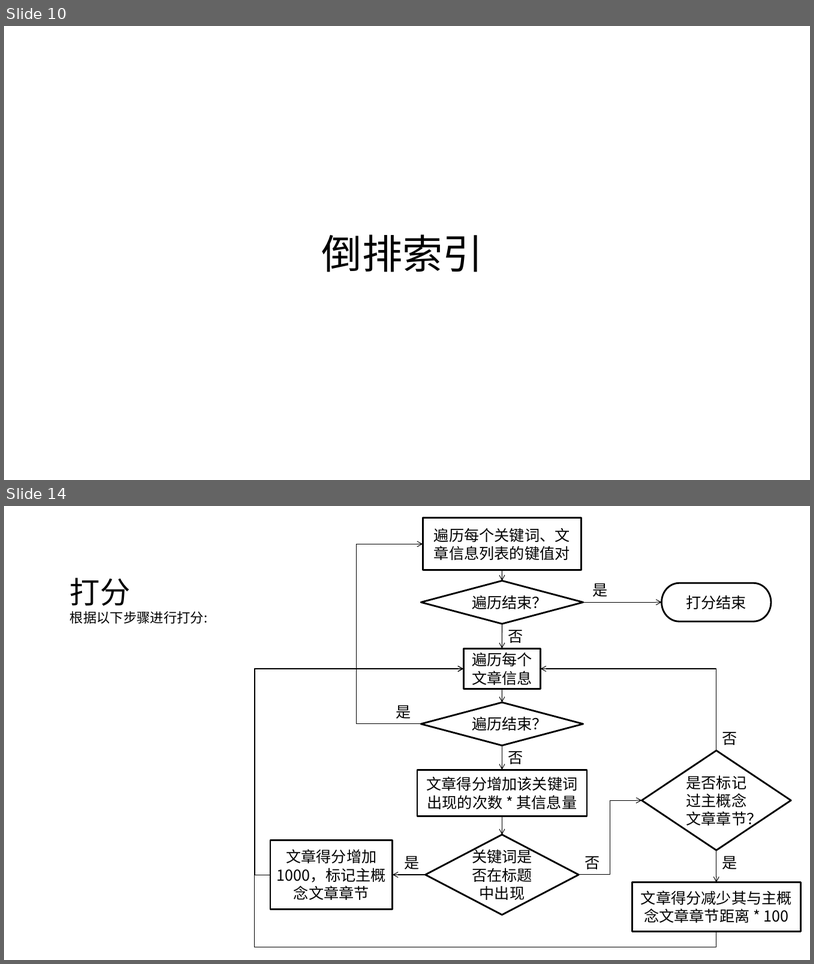
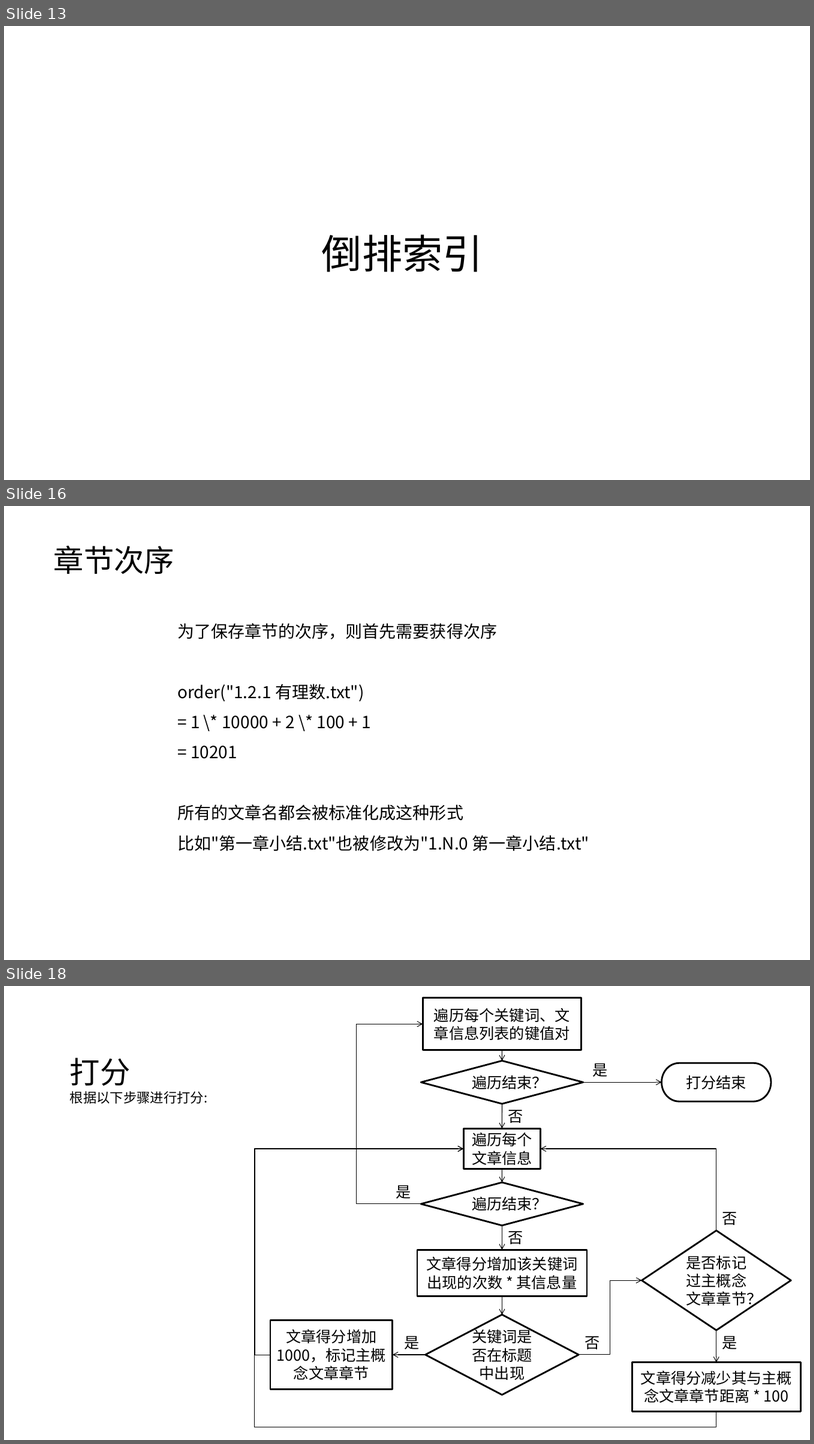
Before and after one commit to MU001999/maaath, a slide deck: docs/数据结构.pptx. Shown one above the other, each under a label of ours: slides 10 and 14 before the commit, slides 13, 16 and 18 after it; the slides between them are not shown. The pictures are 814x964 and 814x1444 pixels, drawn with LibreOffice and Linux fonts; fonts in the diff are those of the drawing. Boxes give left, top, right and bottom in pixels: in the first picture for what was removed or moved away, otherwise in the second. Text is boxed around its words. In the diff, an @@ line names an element or a change of style, - is before the commit and + after.

```diff
--- a/docs/数据结构.pptx
+++ b/docs/数据结构.pptx
@@ slide 16 added at box(4, 506, 810, 960), background #FFFFFF @@
@@ text added at box(54, 546, 175, 574), 36 pt, text #000000 @@
+章节次序
@@ text added at box(177, 623, 590, 851), 20 pt, text #000000 @@
+为了保存章节的次序，则首先需要获得次序
+order("1.2.1 有理数.txt")
+= 1 \* 10000 + 2 \* 100 + 1
+= 10201
+所有的文章名都会被标准化成这种形式
+比如"第一章小结.txt"也被修改为"1.N.0 第一章小结.txt"
@@ what was slide 10 is now slide 13 @@
@@ what was slide 14 is now slide 18 @@
```
Also in this commit, not shown: 5 slides changed, 3 other slides added, 1 other file.
